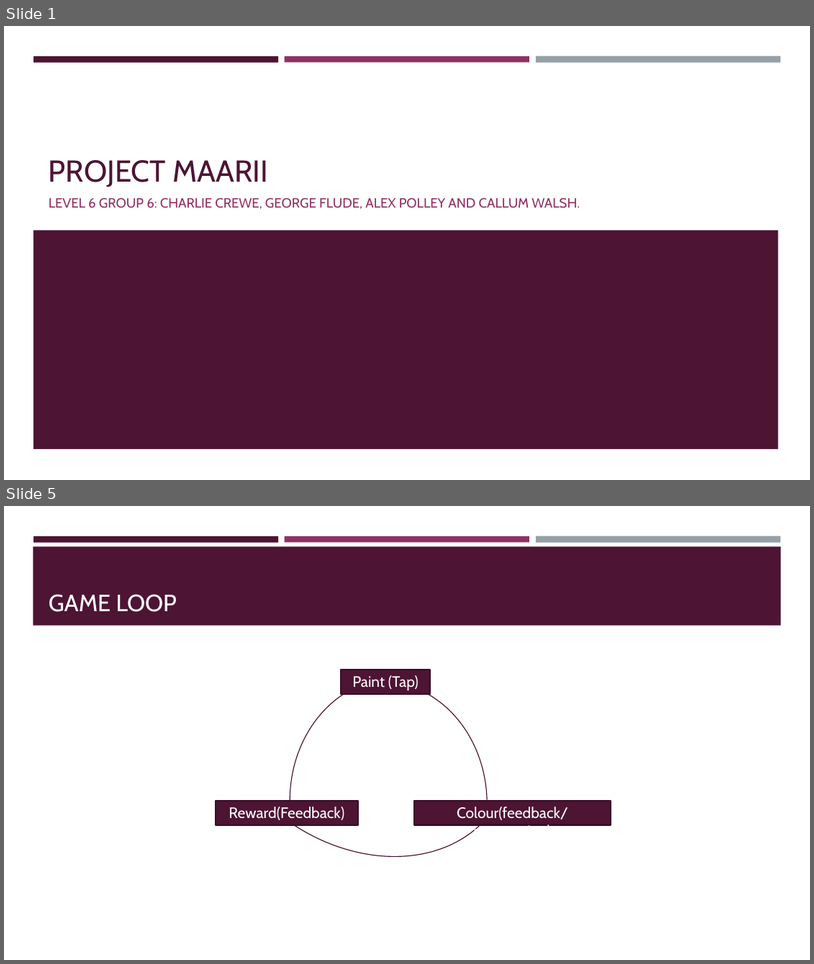
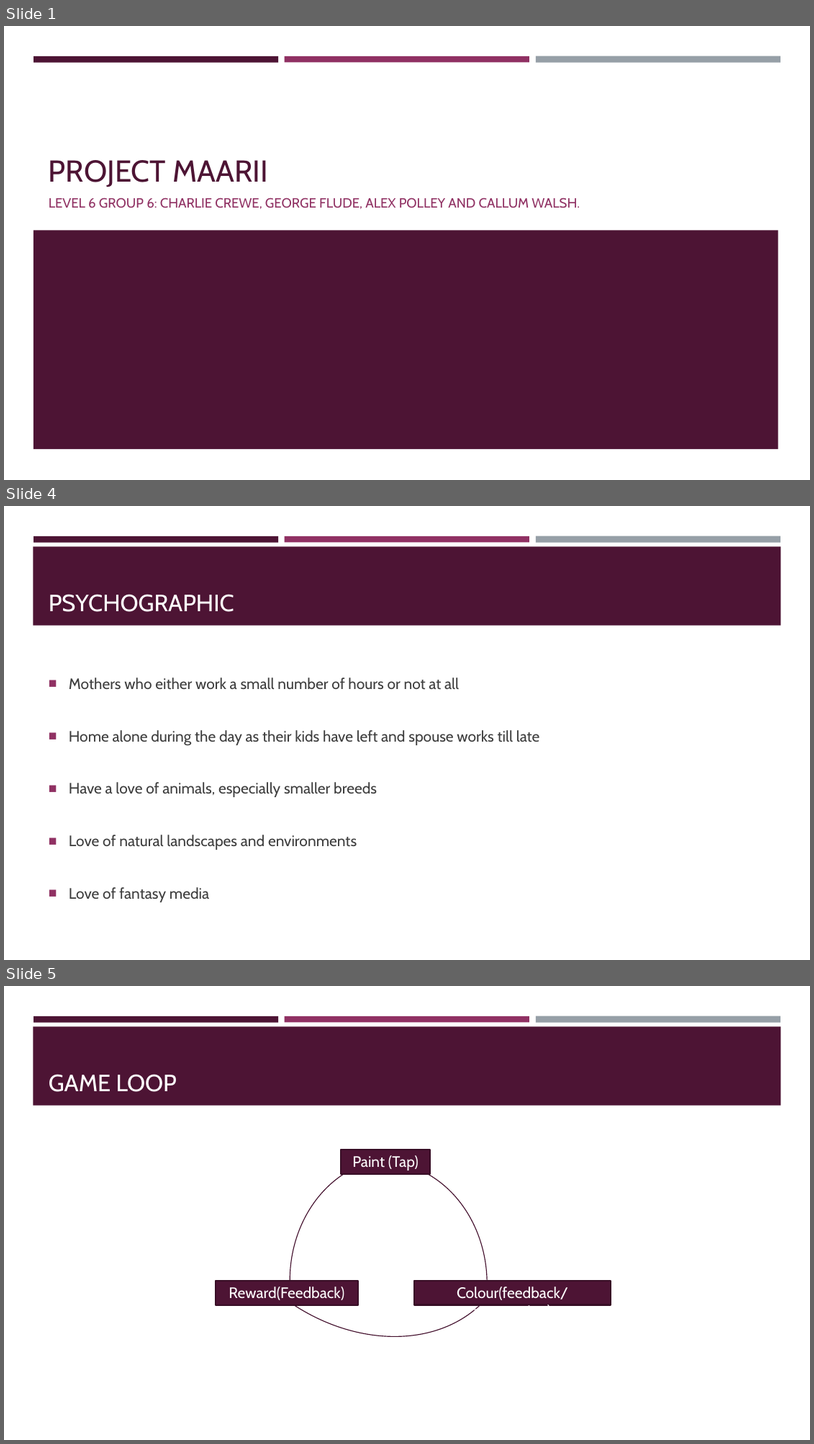
Before and after one commit to UoSGroupProjects1718/level-6-level-6-group-6, a slide deck: Presentations/Presentation1.pptx. Shown one above the other, each under a label of ours: slides 1 and 5 before the commit, slides 1, 4 and 5 after it; the slides between them are not shown. The pictures are 814x964 and 814x1444 pixels, drawn with LibreOffice and Linux fonts; fonts in the diff are those of the drawing. Boxes give left, top, right and bottom in pixels: in the first picture for what was removed or moved away, otherwise in the second. Text is boxed around its words. In the diff, an @@ line names an element or a change of style, - is before the commit and + after.

```diff
--- a/Presentations/Presentation1.pptx
+++ b/Presentations/Presentation1.pptx
@@ slide 4 added at [4, 506, 810, 960], background #FFFFFF; not listed: 4 template elements that a slide beside it also shows @@
@@ title added at [49, 594, 234, 612], 28 pt, text #FFFFFF @@
+PSYCHOGRAPHIC
@@ text added at [69, 677, 540, 902], 18 pt, text #3D3D3D @@
+■ Mothers who either work a small number of hours or not at all
+■ Home alone during the day as their kids have left and spouse works till late
+■ Have a love of animals, especially smaller breeds
+■ Love of natural landscapes and environments
+■ Love of fantasy media
```
Also in this commit, not shown: 3 slides changed, 1 other slide added, 2 slides removed.
